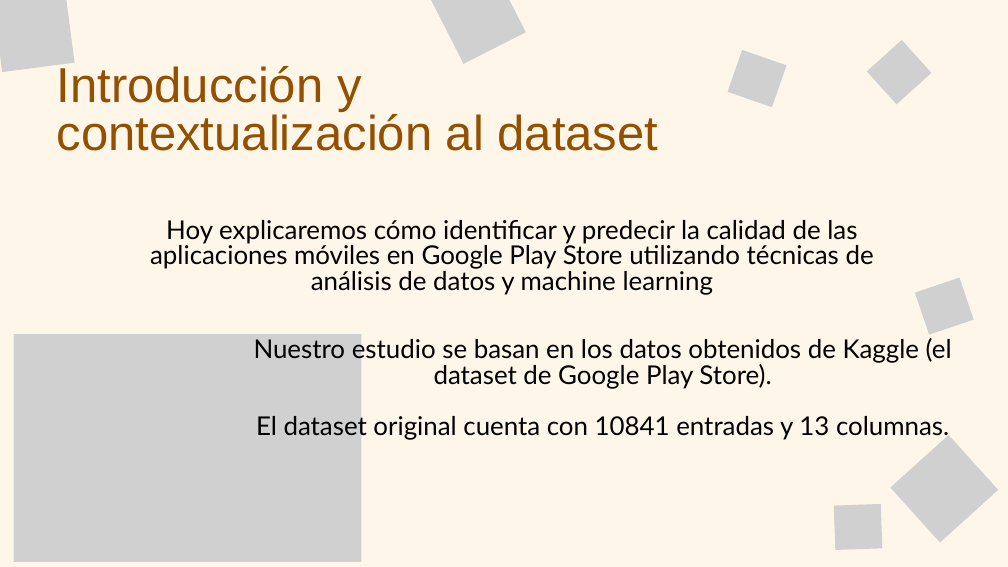
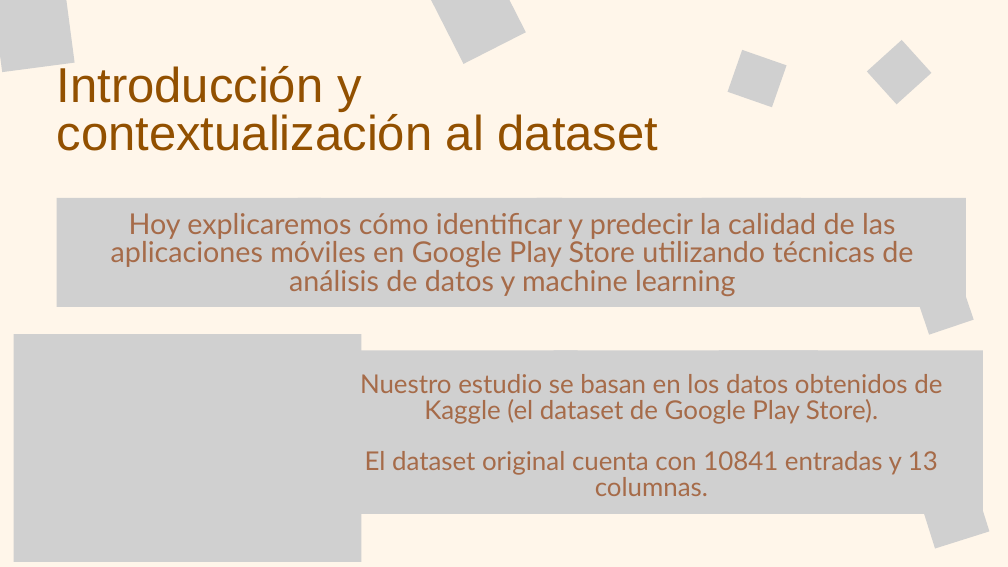
Before and after one commit to JavieraFuenzalidaI/Evaluacion3, a slide deck: slide 2 of PresentaciónEv3.pptx. Drawn at 1008x567 pixels with LibreOffice and Linux fonts; fonts in the diff are those of the drawing; grey boxes stand for pictures. Boxes give left, top, right and bottom in pixels: in the first picture for what was removed or moved away, otherwise in the second. Text is boxed around its words. In the diff, an @@ line names an element or a change of style, - is before the commit and + after.

```diff
--- a/PresentaciónEv3.pptx
+++ b/PresentaciónEv3.pptx
@@ group added at bbox=[56, 198, 966, 307]: 4 pictures @@
@@ text "Hoy explicaremos cómo identificar y ...": place and size @@
-text "Hoy explicaremos cómo identificar y ..." at bbox=[150, 220, 874, 295]
+text "Hoy explicaremos cómo identificar y ..." at bbox=[111, 213, 913, 296]
@@ text "Hoy explicaremos cómo identificar y ..." at bbox=[111, 213, 913, 296]: size 37 to 41 pt, text colour #000000 to #A66B49; line spacing 36.6pt to 40.6pt @@
@@ picture: place and size @@
-picture at bbox=[834, 504, 882, 550]
+picture at bbox=[238, 359, 286, 405]
@@ picture added at bbox=[313, 350, 578, 459] @@
@@ picture added at bbox=[554, 350, 818, 459] @@
@@ picture added at bbox=[719, 350, 983, 459] @@
@@ text "Nuestro estudio se basan en ...": place and size @@
-text "Nuestro estudio se basan en ..." at bbox=[254, 336, 952, 440]
+text "Nuestro estudio se basan en ..." at bbox=[360, 374, 942, 496]
@@ text "Nuestro estudio se basan en ..." at bbox=[360, 374, 942, 496]: text colour #000000 to #A66B49 @@
@@ picture added at bbox=[313, 405, 578, 514] @@
@@ picture added at bbox=[544, 405, 808, 514] @@
@@ picture added at bbox=[719, 405, 983, 514] @@
@@ picture at bbox=[919, 480, 990, 549]: rotation 317 to 342 degrees; outline redrawn @@
```
Also in this commit, not shown: 3 other slides changed, 6 slides added, 7 slides removed.
